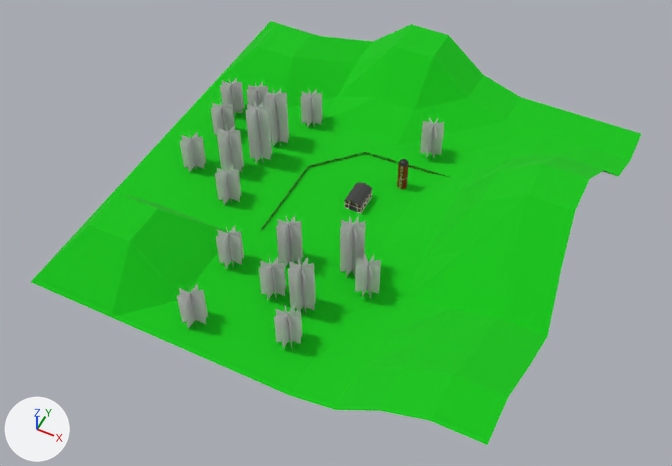
The Blender file Cenario_ideia (1).blend, before and after one commit.
One viewpoint serves both versions: a 50 mm lens placed at (211.0, -461.0, 530.0), pointed at (-3.0, -34.0, -4.0). The lights are fixed; the arrows at lower left show +X, +Y and +Z. The picture after the commit comes second.

Before the edit, the objects in view are built like this:
```python
ob_arvore = bpy.data.objects.new('arvore', me_plane_001)
ob_arvore.location = (44.3, -77.3, 23.9)
ob_arvore.rotation_euler = (-1.571, 3.149, -2.396)  # degrees (-90, 180, -137)
ob_arvore.scale = (9.18, 9.18, 9.18)
ob_arvore_001 = bpy.data.objects.new('arvore.001', me_plane_003)
ob_arvore_001.location = (-53.2, -154.0, 21.3)
ob_arvore_001.rotation_euler = (-1.571, 3.149, -2.396)  # degrees (-90, 180, -137)
ob_arvore_001.scale = (9.18, 9.73, 9.18)
ob_arvore_002 = bpy.data.objects.new('arvore.002', me_plane_005)
ob_arvore_002.location = (-57.5, -96.5, 22.2)
ob_arvore_002.rotation_euler = (-1.571, 3.149, -2.396)  # degrees (-90, 180, -137)
ob_arvore_002.scale = (9.18, 9.18, 9.18)
ob_arvore_003 = bpy.data.objects.new('arvore.003', me_plane_006)
ob_arvore_003.location = (-93.1, 10.0, 37.9)
ob_arvore_003.rotation_euler = (-1.571, 3.149, -2.396)  # degrees (-90, 180, -137)
ob_arvore_003.scale = (9.18, 15.8, 9.18)
ob_arvore_004 = bpy.data.objects.new('arvore.004', me_plane_007)
ob_arvore_004.location = (-121.3, 56.3, 20.4)
ob_arvore_004.rotation_euler = (-1.571, 3.149, -2.396)  # degrees (-90, 180, -137)
ob_arvore_004.scale = (9.18, 9.18, 9.18)
ob_arvore_005 = bpy.data.objects.new('arvore.005', me_plane_008)
ob_arvore_005.location = (14.7, -140.3, 22.5)
ob_arvore_005.rotation_euler = (-1.571, 3.149, -2.396)  # degrees (-90, 180, -137)
ob_arvore_005.scale = (9.18, 9.18, 9.18)
ob_arvore_006 = bpy.data.objects.new('arvore.006', me_plane_009)
ob_arvore_006.location = (-76.6, 68.4, 20.4)
ob_arvore_006.rotation_euler = (-1.571, 3.149, -2.396)  # degrees (-90, 180, -137)
ob_arvore_006.scale = (9.18, 9.18, 9.18)
ob_arvore_007 = bpy.data.objects.new('arvore.007', me_plane_010)
ob_arvore_007.location = (-143.6, 50.8, 20.4)
ob_arvore_007.rotation_euler = (-1.571, 3.149, -2.396)  # degrees (-90, 180, -137)
ob_arvore_007.scale = (9.18, 9.18, 9.18)
ob_arvore_016 = bpy.data.objects.new('arvore.016', me_plane_019)
ob_arvore_016.location = (-19.3, -75.4, 27.7)
ob_arvore_016.rotation_euler = (-1.571, 3.149, -2.396)  # degrees (-90, 180, -137)
ob_arvore_016.scale = (9.18, 12.7, 9.18)
# me_plane_004
# before: 6 (-1.0, 0.4, 0.0) at pixel (211, 85), 7 (-1.0, 0.2, 0.0) at pixel (189, 108), 8 (-1.0, 0.0, 0.0) at pixel (166, 133), 9 (-1.0, -0.2, 0.0) at pixel (142, 160), 10 (-1.0, -0.4, 0.0) at pixel (116, 187)
# before: 11 (-1.0, -0.6, 0.0) at pixel (89, 217), 41 (-0.86, -0.55, 0.17) at pixel (117, 193), 42 (-0.8, -0.4, 0.0) at pixel (154, 202), 43 (-0.8, -0.2, 0.0) at pixel (179, 173), 44 (-0.8, 0.0, 0.0)
# before: 45 (-0.8, 0.2, 0.0), 46 (-0.8, 0.4, 0.0) at pixel (246, 96), 51 (-0.6, -0.4, 0.0) at pixel (193, 217), 52 (-0.6, -0.2, 0.0) at pixel (217, 187), 53 (-0.6, 0.0, 0.0)
# also in view: 'arvore.011' at (-16.0, -108.0, 16.0); 'arvore.014' at (-107.0, -12.0, 20.0); 'arvore.010' at (-93.0, -41.0, 14.0); 'arvore.008' at (29.0, 76.0, 18.0); 'Plane-col' at (0.0, 5.0, 25.0)
```
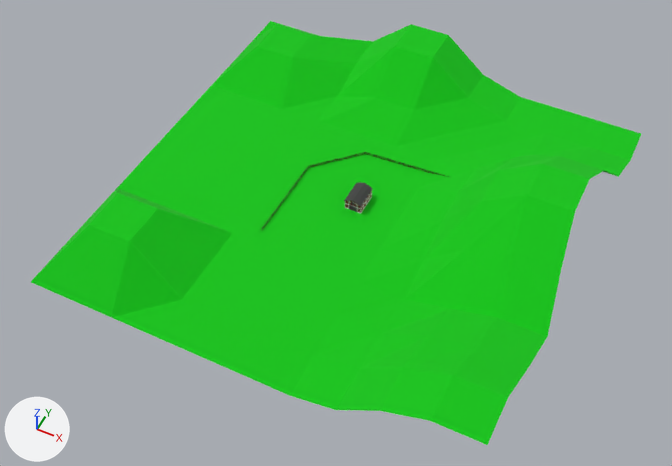
The change, as a diff of the scene's bpy script:
```diff
--- a/Cenario_ideia (1).blend.py
+++ b/Cenario_ideia (1).blend.py
@@ me_plane_004 @@
 # used by ob_plane_col; location = (0.0, 0.0, 0.0); scale = (178.0, 178.0, 178.0)
 # verts and faces of me_plane_004; kept vertices keep their numbers, new ones are numbered from 121
-me_plane_004.from_pydata(...)  # 121 vertices, 100 faces; spans x -1.0..1.0, y -1.01..1.06, z 0.0..0.28
+me_plane_004.from_pydata(...)  # 120 vertices, 94 faces; spans x -1.0..1.0, y -1.01..1.06, z 0.0..0.28
+# me_plane_004 part 1
+delete_vertices([43])  # with the faces that use them
+delete_faces([(10, 11, 41, 42), (7, 8, 44, 45), (6, 7, 45, 46)])
+faces += [(6, 7, 8, 9, 10, 11, 41, 42, 51, 52, 53, 44, 45, 46)]
 me_plane_004.materials.append(mat_material_001)
@@ ob_arvore @@
-ob_arvore = bpy.data.objects.new('arvore', me_plane_001)
@@ ob_arvore_001 @@
-ob_arvore_001 = bpy.data.objects.new('arvore.001', me_plane_003)
@@ ob_arvore_002 @@
-ob_arvore_002 = bpy.data.objects.new('arvore.002', me_plane_005)
@@ ob_arvore_003 @@
-ob_arvore_003 = bpy.data.objects.new('arvore.003', me_plane_006)
@@ ob_arvore_004 @@
-ob_arvore_004 = bpy.data.objects.new('arvore.004', me_plane_007)
@@ ob_arvore_005 @@
-ob_arvore_005 = bpy.data.objects.new('arvore.005', me_plane_008)
@@ ob_arvore_006 @@
-ob_arvore_006 = bpy.data.objects.new('arvore.006', me_plane_009)
@@ ob_arvore_007 @@
-ob_arvore_007 = bpy.data.objects.new('arvore.007', me_plane_010)
@@ ob_arvore_008 @@
-ob_arvore_008 = bpy.data.objects.new('arvore.008', me_plane_011)
@@ ob_arvore_009 @@
-ob_arvore_009 = bpy.data.objects.new('arvore.009', me_plane_012)
@@ ob_arvore_010 @@
-ob_arvore_010 = bpy.data.objects.new('arvore.010', me_plane_013)
@@ ob_arvore_011 @@
-ob_arvore_011 = bpy.data.objects.new('arvore.011', me_plane_014)
@@ ob_arvore_012 @@
-ob_arvore_012 = bpy.data.objects.new('arvore.012', me_plane_015)
@@ ob_arvore_013 @@
-ob_arvore_013 = bpy.data.objects.new('arvore.013', me_plane_016)
@@ ob_arvore_014 @@
-ob_arvore_014 = bpy.data.objects.new('arvore.014', me_plane_017)
@@ ob_arvore_015 @@
-ob_arvore_015 = bpy.data.objects.new('arvore.015', me_plane_018)
@@ ob_arvore_016 @@
-ob_arvore_016 = bpy.data.objects.new('arvore.016', me_plane_019)
@@ ob_arvore_017 @@
-ob_arvore_017 = bpy.data.objects.new('arvore.017', me_plane_020)
@@ ob_cylinder @@
-ob_cylinder = bpy.data.objects.new('Cylinder', me_cylinder)
@@ ob_cube @@
-ob_cube = bpy.data.objects.new('Cube', me_cube_001)
```

Location of each change, (x1, y1, x2, y2) in pixels of the pictures (672 x 466 px):
'arvore.003', deleted
    before: (245, 102, 272, 163)
'arvore.017', deleted
    before: (288, 257, 316, 314)
'arvore.015', deleted
    before: (340, 215, 365, 277)
'arvore.016', deleted
    before: (276, 215, 303, 267)
'arvore.012', deleted
    before: (264, 88, 289, 146)
'arvore.014', deleted
    before: (217, 125, 244, 172)
'arvore.001', deleted
    before: (177, 284, 208, 329)
'arvore.005', deleted
    before: (274, 303, 302, 349)
'arvore.011', deleted
    before: (259, 257, 286, 301)
'arvore', deleted
    before: (355, 254, 381, 298)
'arvore.002', deleted
    before: (216, 226, 244, 269)
'arvore.010', deleted
    before: (215, 164, 241, 205)
'arvore.009', deleted
    before: (180, 132, 206, 172)
'arvore.008', deleted
    before: (420, 118, 444, 158)
'arvore.006', deleted
    before: (301, 89, 322, 128)
'arvore.013', deleted
    before: (211, 100, 235, 135)
'arvore.007', deleted
    before: (220, 78, 244, 116)
'arvore.004', deleted
    before: (247, 81, 268, 107)
'Cylinder', deleted
    before: (397, 159, 409, 189)
'Cube', deleted
    before: (399, 166, 403, 188)
part 1 of me_plane_004, cut back
    both: (92, 85, 246, 217)
